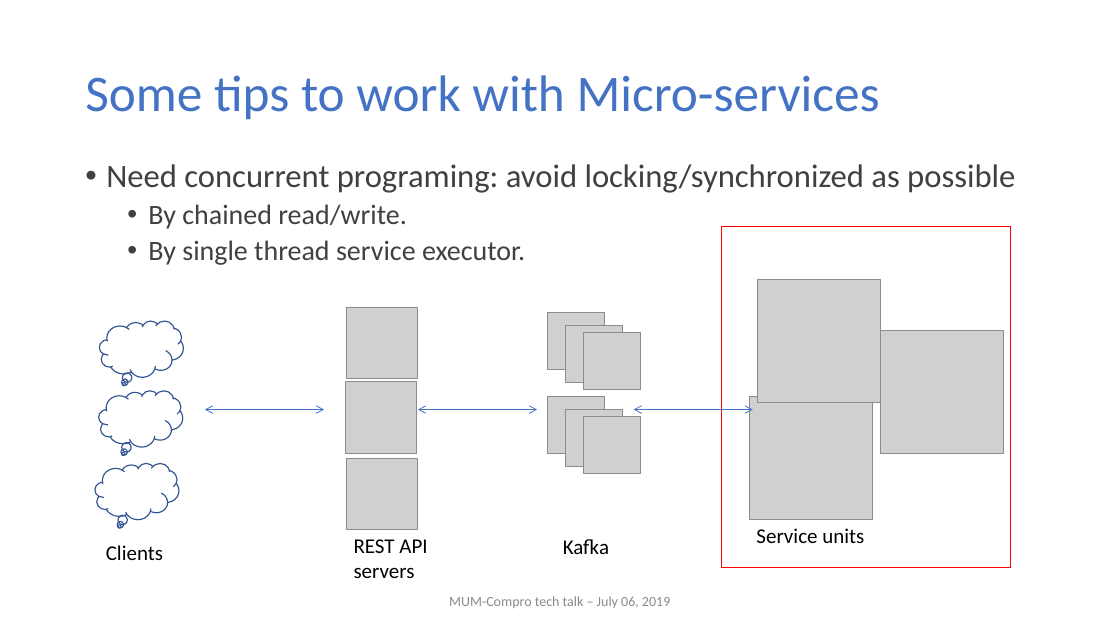
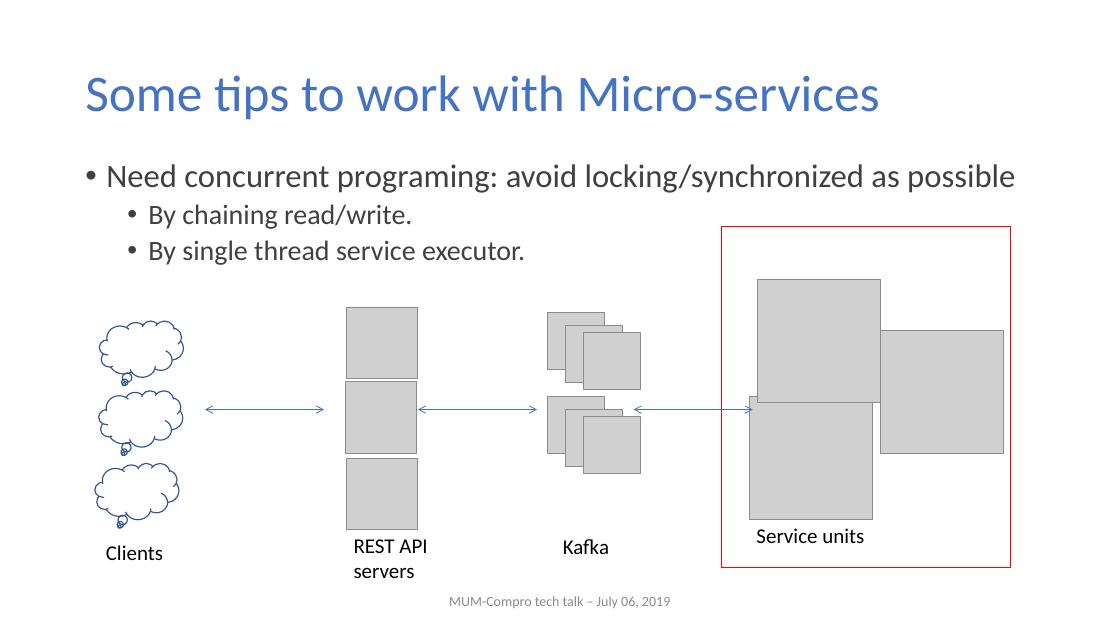
Before and after one commit to nghianghesi/hms, a slide deck: slide 24 of slide.pptx. Drawn at 1120x630 pixels with LibreOffice and Linux fonts; fonts in the diff are those of the drawing; grey boxes stand for pictures; background and template pictures are left out. Boxes give left, top, right and bottom in pixels: in the first picture for what was removed or moved away, otherwise in the second. Text is boxed around its words. In the diff, an @@ line names an element or a change of style, - is before the commit and + after.

```diff
--- a/slide.pptx
+++ b/slide.pptx
@@ text at [148,204,412,229]: text changed @@
-  • By chained read/write.
+  • By chaining read/write.
```
Also in this commit, not shown: 3 other slides changed.
